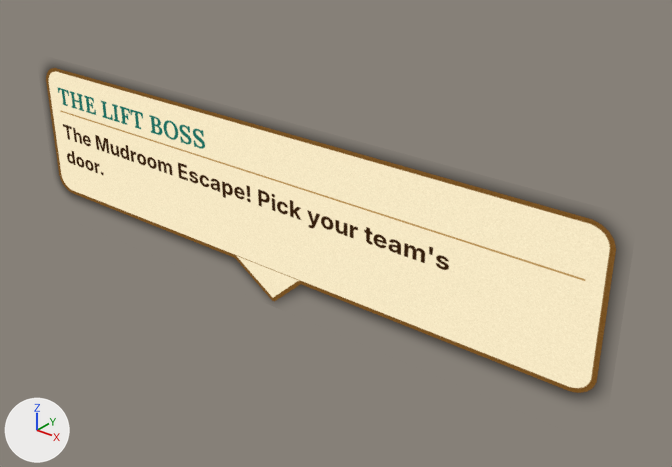
Renders of the glTF model sb_operator_s_rooms.glb from each side of a commit.
Camera for both pictures: a 50 mm lens placed at (2.78, -2.97, 1.87), pointed at (0.29, 0.14, -0.06). The lights are fixed; the arrows at lower left show +X, +Y and +Z. The picture after the commit comes second. Vertices at exactly the same position are counted once.

Names of what the first picture shows: 'spire'.
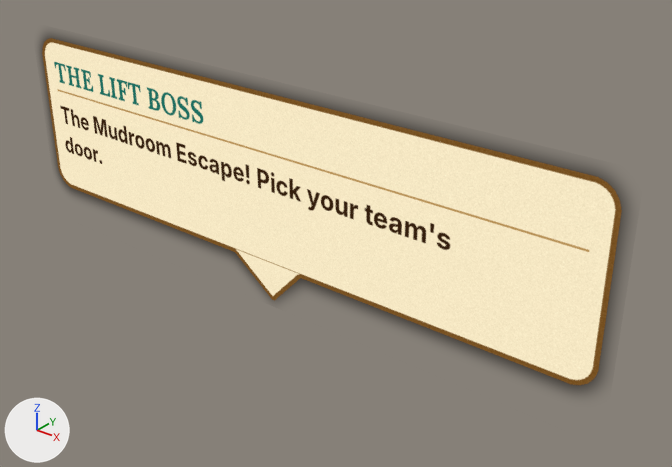
The newer file is also rescaled (x0.851), turned or shifted as a whole; pictures and numbers use the older file's frame.

Where the change shows, as pixel boxes (x1, y1, x2, y2) in the pictures (672 x 467 px):
'spire', reshaped (7% taller): before (45, 66, 619, 397); after (41, 36, 624, 390)

The change, as a diff of the scene's bpy script:
```diff
--- a/sb_operator_s_rooms.glb.py
+++ b/sb_operator_s_rooms.glb.py
@@ me_spire @@
 # used by ob_spire; location = (0.0, 0.0, 0.0)
-me_spire.from_pydata(...)  # 4 vertices, 2 faces; spans x -1.75..1.75, y 0.0, z -0.5..0.5
-me_spire.vertices[2].co = (1.75, 0.0, 0.5)
-me_spire.vertices[3].co = (-1.75, 0.0, 0.5)
+me_spire.from_pydata(...)  # 4 vertices, 2 faces; spans x -1.75..1.75, y 0.0, z -0.5..0.68
+# me_spire part 1
+me_spire.vertices[2].co = (1.75, 0.0, 0.68)
+me_spire.vertices[3].co = (-1.75, 0.0, 0.68)
 me_spire.materials.append(mat_txt)
```
